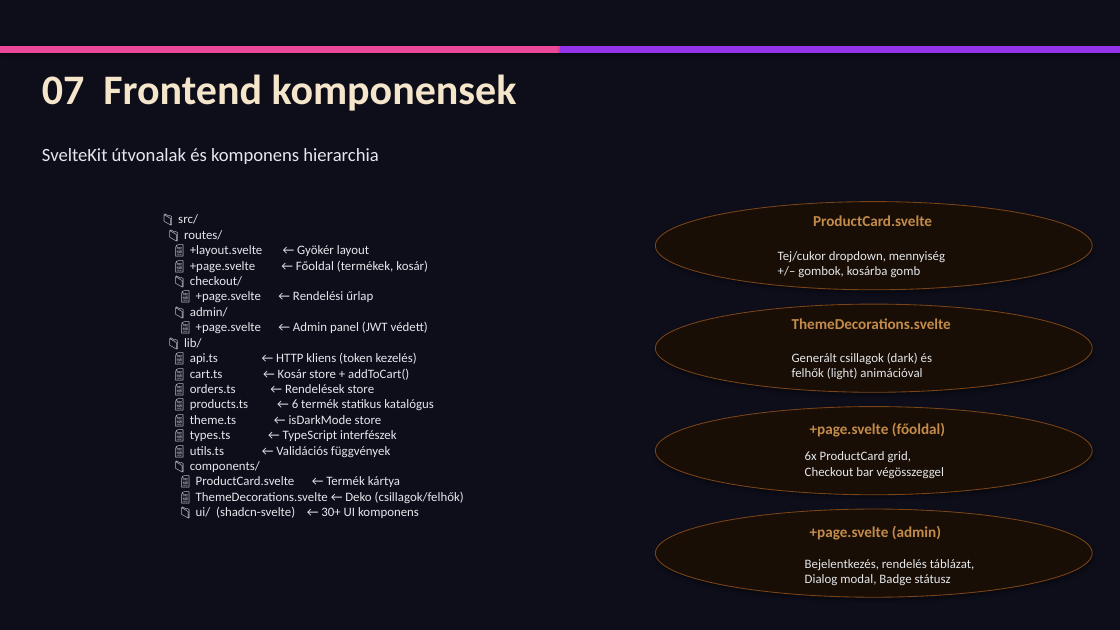
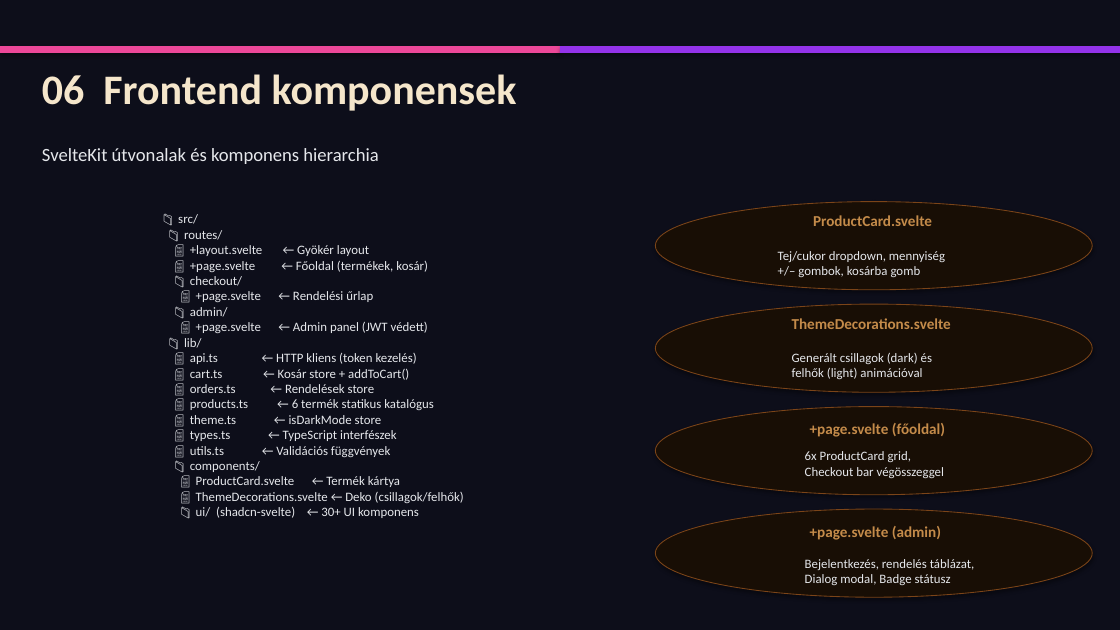
Before and after one commit to KristOOFF/webaruhaz, a slide deck: slide 8 of NeoCoffee_Webáruház_Prezentáció.pptx. Drawn at 1120x630 pixels with LibreOffice and Linux fonts; fonts in the diff are those of the drawing. Boxes give left, top, right and bottom in pixels: in the first picture for what was removed or moved away, otherwise in the second. Text is boxed around its words. In the diff, an @@ line names an element or a change of style, - is before the commit and + after.

Commit message:
Updated presentation again.

```diff
--- a/NeoCoffee_Webáruház_Prezentáció.pptx
+++ b/NeoCoffee_Webáruház_Prezentáció.pptx
@@ text at (42,74,517,111): text changed @@
-07 Frontend komponensek
+06 Frontend komponensek
```
Also in this commit, not shown: 7 other slides changed.
